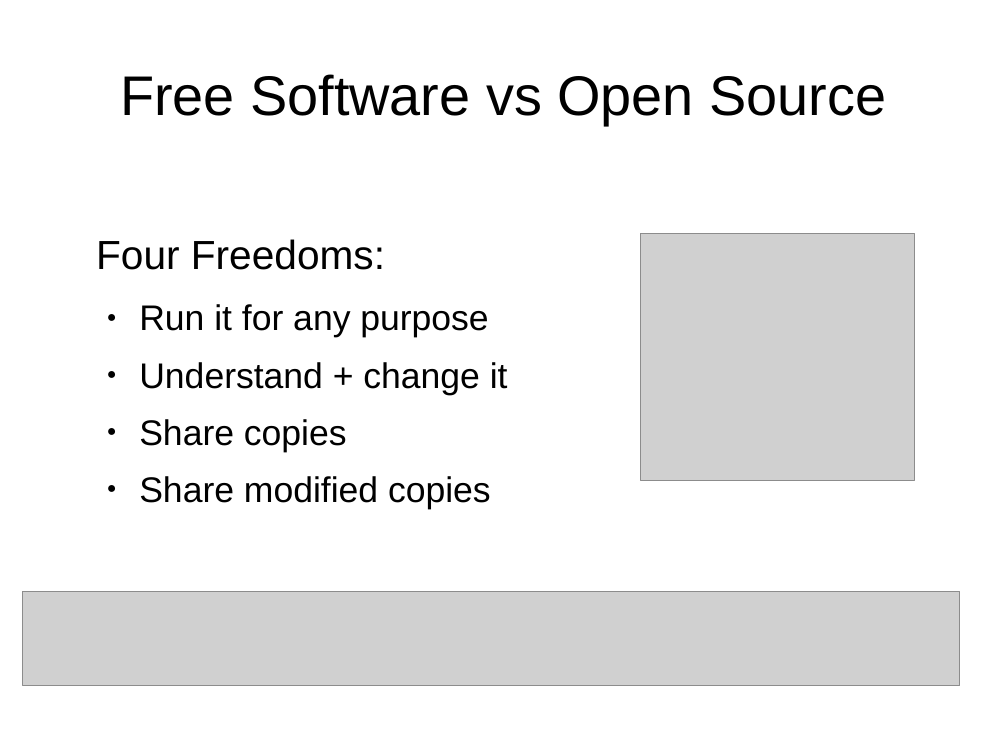
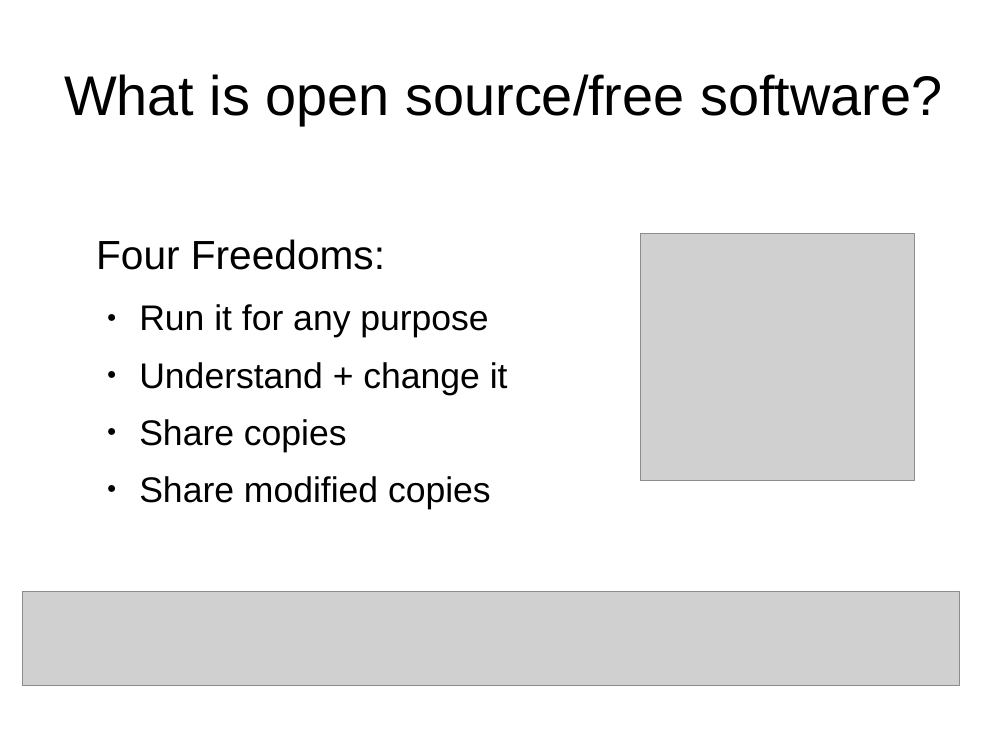
Before and after one commit to openhatch/open-source-comes-to-campus, a slide deck: slide 2 of presentations/standard_slides.odp (slide 4 before the commit). Drawn at 1008x756 pixels with LibreOffice and Linux fonts; fonts in the diff are those of the drawing; grey boxes stand for pictures. Boxes give left, top, right and bottom in pixels: in the first picture for what was removed or moved away, otherwise in the second. Text is boxed around its words. In the diff, an @@ line names an element or a change of style, - is before the commit and + after.

```diff
--- a/presentations/standard_slides.odp
+++ b/presentations/standard_slides.odp
@@ title at (64,74,942,125): text changed @@
-Free Software vs Open Source
+What is open source/free software?
```
Also in this commit, not shown: 2 other slides changed.
